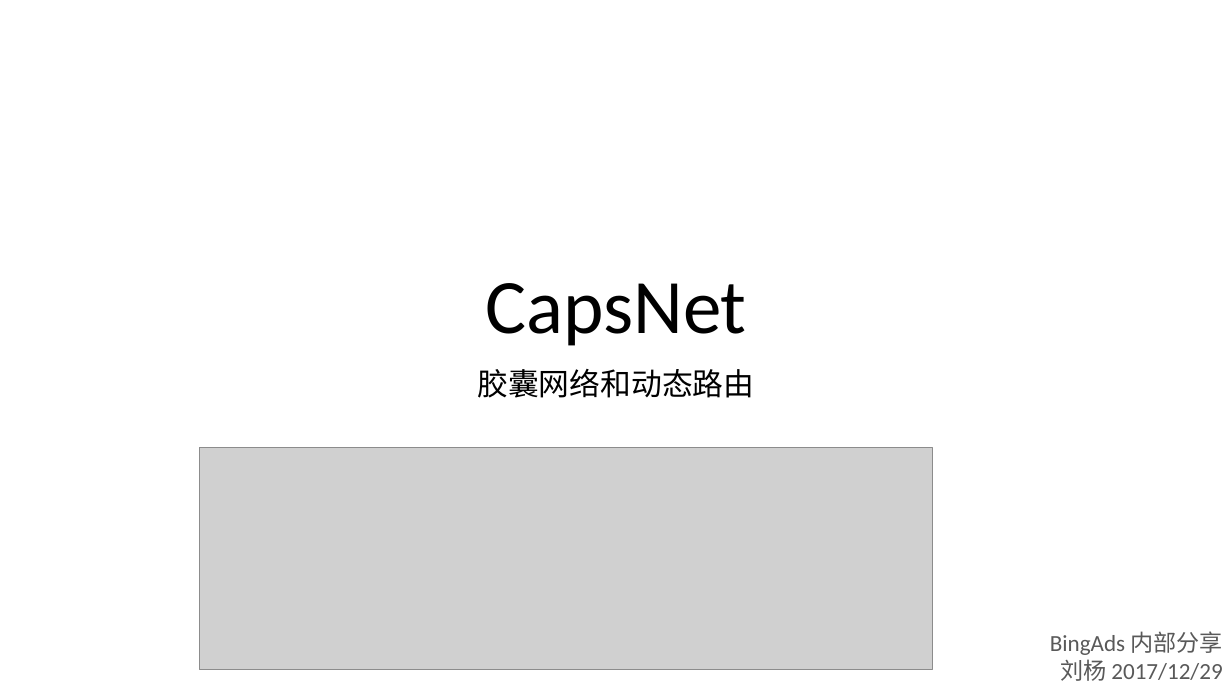
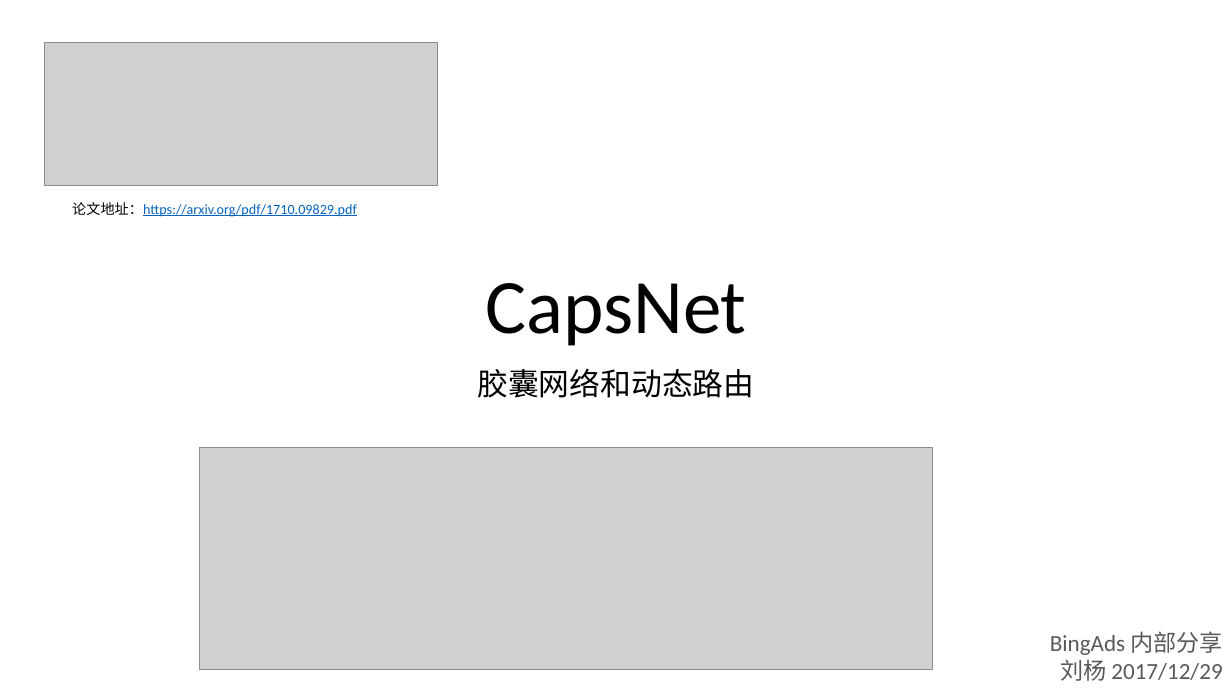
Before and after one commit to foamliu/Learning-DL, a slide deck: slide 1 of capsnet/CapsNet.pptx. Drawn at 1232x693 pixels with LibreOffice and Linux fonts; fonts in the diff are those of the drawing; grey boxes stand for pictures. Boxes give left, top, right and bottom in pixels: in the first picture for what was removed or moved away, otherwise in the second. Text is boxed around its words. In the diff, an @@ line names an element or a change of style, - is before the commit and + after.

```diff
--- a/capsnet/CapsNet.pptx
+++ b/capsnet/CapsNet.pptx
@@ picture added at (44, 43, 438, 187) @@
@@ text added at (72, 202, 357, 217), 11 pt, text #0563C1, underline @@
+论文地址：https://arxiv.org/pdf/1710.09829.pdf
```
Also in this commit, not shown: 4 other slides changed, 10 slides added, 2 slides removed, 1 other file.
